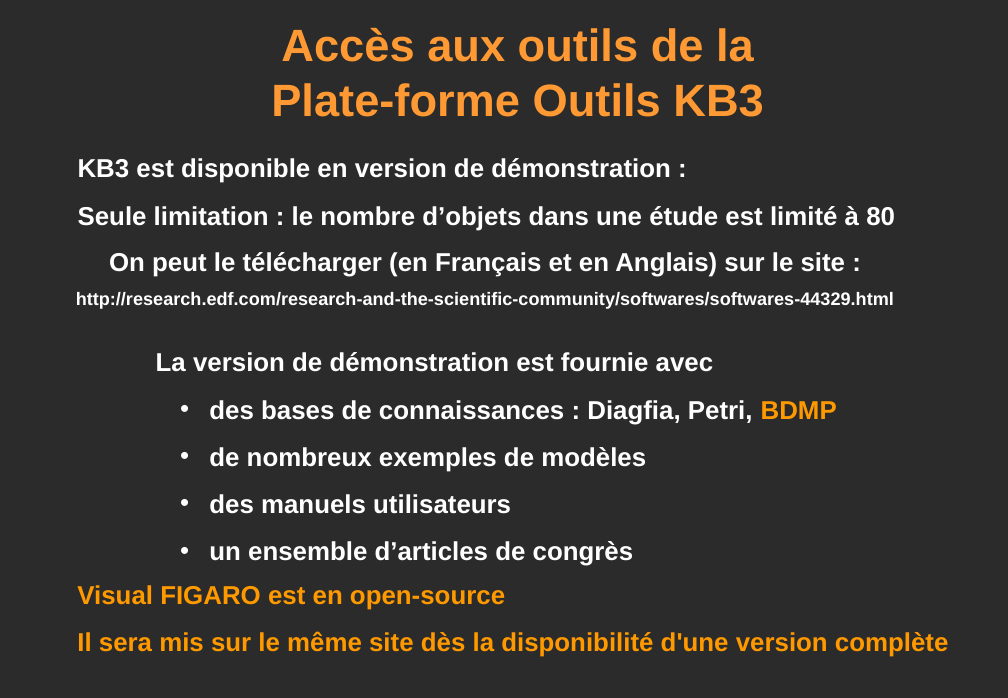
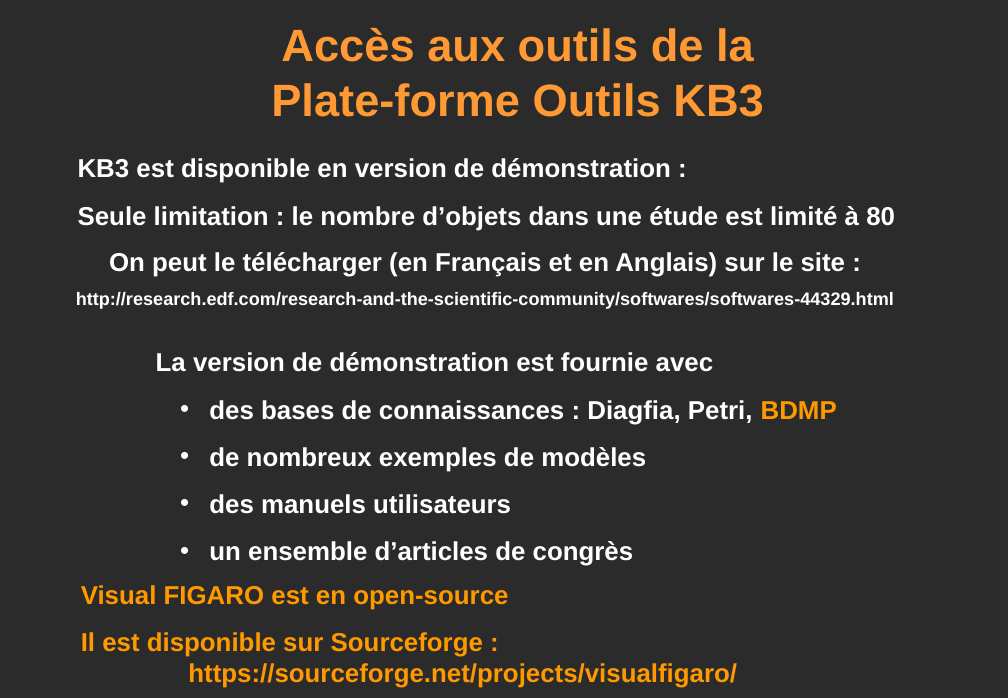
Before and after one commit to EDF-Lab/VisualFigaro, a slide deck: slide 15 of Package/6_Docs_livrables/070619 Visual Figaro intro et partie Figaro.ppt. Drawn at 1008x698 pixels with LibreOffice and Linux fonts; fonts in the diff are those of the drawing; background and template pictures are left out; a plain dark background stands for a picture behind light text. Boxes give left, top, right and bottom in pixels: in the first picture for what was removed or moved away, otherwise in the second. Text is boxed around its words. In the diff, an @@ line names an element or a change of style, - is before the commit and + after.

```diff
--- a/Package/6_Docs_livrables/070619 Visual Figaro intro et partie Figaro.ppt
+++ b/Package/6_Docs_livrables/070619 Visual Figaro intro et partie Figaro.ppt
@@ text at (81,632,737,688): text changed @@
-Il sera mis sur le même site dès la disponibilité d'une version complète
+Il est disponible sur Sourceforge :
+https://sourceforge.net/projects/visualfigaro/
```
Also in this commit, not shown: 2 other slides changed, 2 other files.
